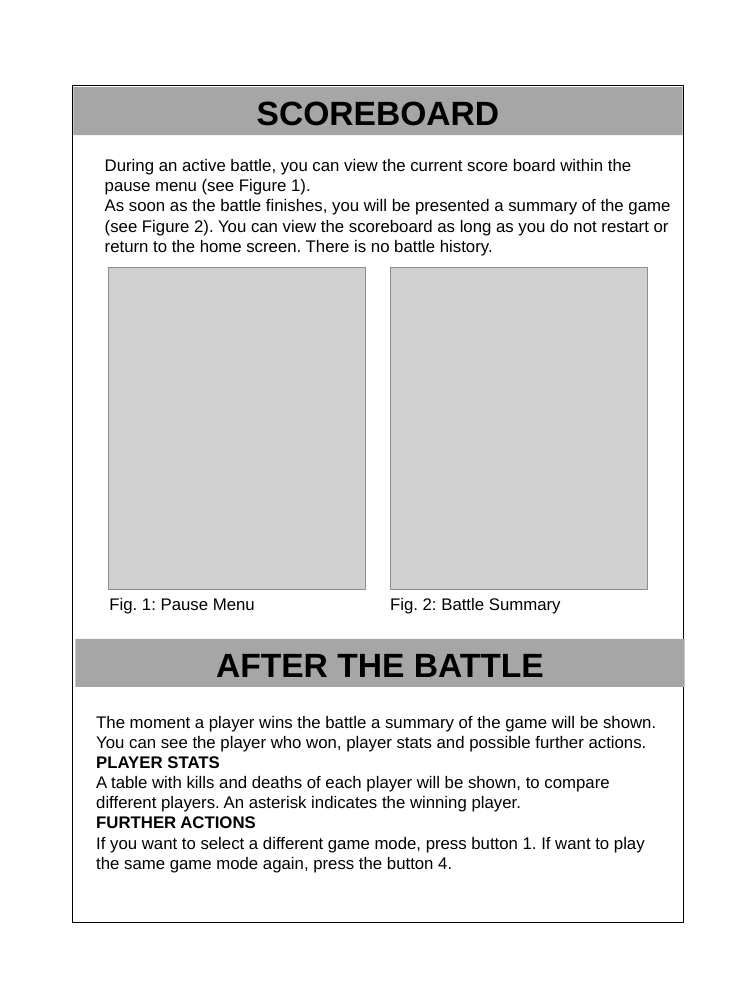
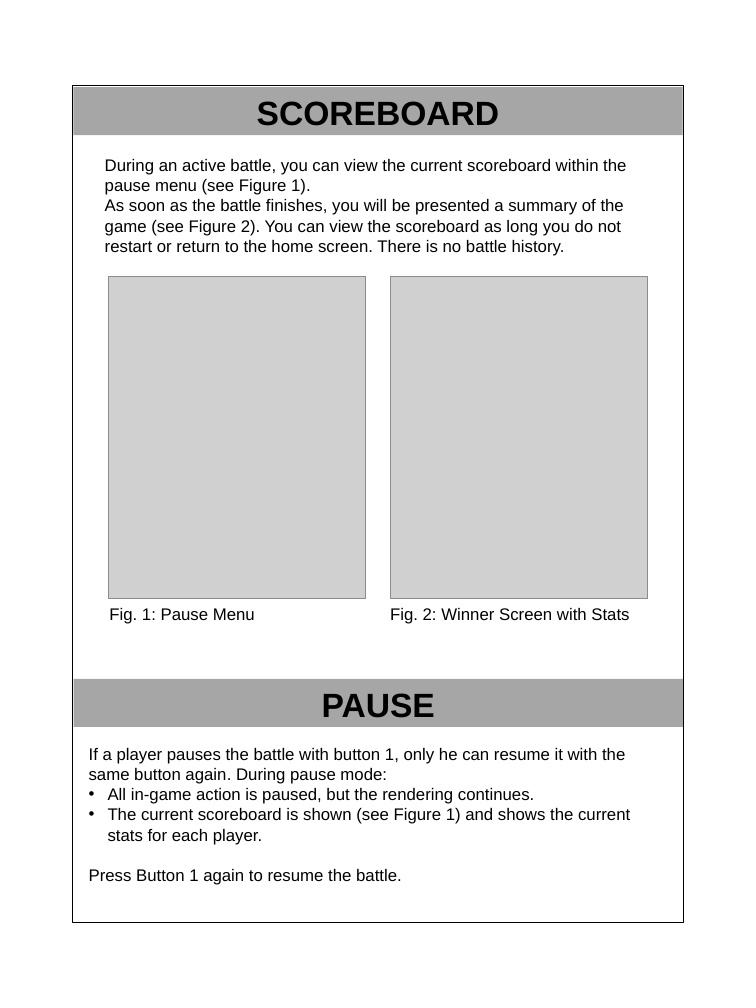
Before and after one commit to atonella/Battle_Drones, a slide deck: slide 4 of manual/manual_template.pptx. Drawn at 756x1008 pixels with LibreOffice and Linux fonts; fonts in the diff are those of the drawing; grey boxes stand for pictures. Boxes give left, top, right and bottom in pixels: in the first picture for what was removed or moved away, otherwise in the second. Text is boxed around its words. In the diff, an @@ line names an element or a change of style, - is before the commit and + after.

```diff
--- a/manual/manual_template.pptx
+++ b/manual/manual_template.pptx
@@ text at <box>105,159,626,256</box>: text changed @@
-During an active battle, you can view the current score board within the pause menu (see Figure 1).
-As soon as the battle finishes, you will be presented a summary of the game (see Figure 2). You can view the scoreboard as long as you do not restart or return to the home screen. There is no battle history.
+During an active battle, you can view the current scoreboard within the pause menu (see Figure 1).
+As soon as the battle finishes, you will be presented a summary of the game (see Figure 2). You can view the scoreboard as long you do not restart or return to the home screen. There is no battle history.
@@ picture: place and size @@
-picture at <box>108,267,366,590</box>
+picture at <box>108,276,366,599</box>
@@ picture: place and size @@
-picture at <box>390,267,648,590</box>
+picture at <box>390,276,648,599</box>
@@ text at <box>109,608,629,624</box>: text changed @@
-Fig. 1: Pause Menu Fig. 2: Battle Summary
+Fig. 1: Pause Menu Fig. 2: Winner Screen with Stats
@@ rectangle removed at <box>76,639,684,687</box> @@
-AFTER THE BATTLE
@@ rectangle added at <box>74,678,682,727</box>, fill #A6A6A6, 24 pt, text #000000, bold @@
+PAUSE
@@ text at <box>89,748,630,885</box>: text changed @@
-The moment a player wins the battle a summary of the game will be shown. You can see the player who won, player stats and possible further actions.
-PLAYER STATS
-A table with kills and deaths of each player will be shown, to compare different players. An asterisk indicates the winning player.
-FURTHER ACTIONS
-If you want to select a different game mode, press button 1. If want to play the same game mode again, press the button 4.
+If a player pauses the battle with button 1, only he can resume it with the same button again. During pause mode:
+• All in-game action is paused, but the rendering continues.
+• The current scoreboard is shown (see Figure 1) and shows the current stats for each player.
+Press Button 1 again to resume the battle.
```
Also in this commit, not shown: 2 other slides changed, 1 other file.
